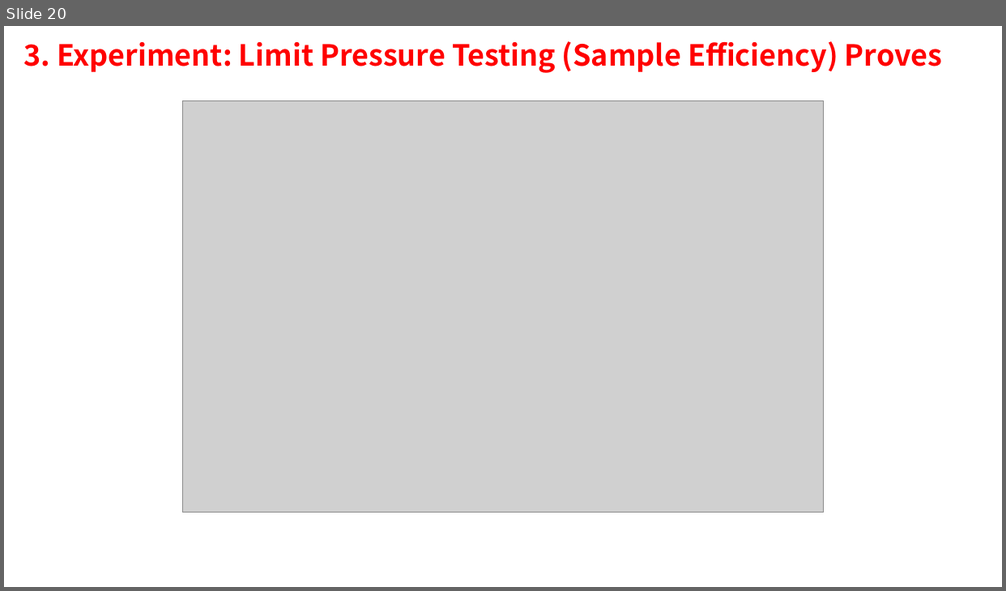
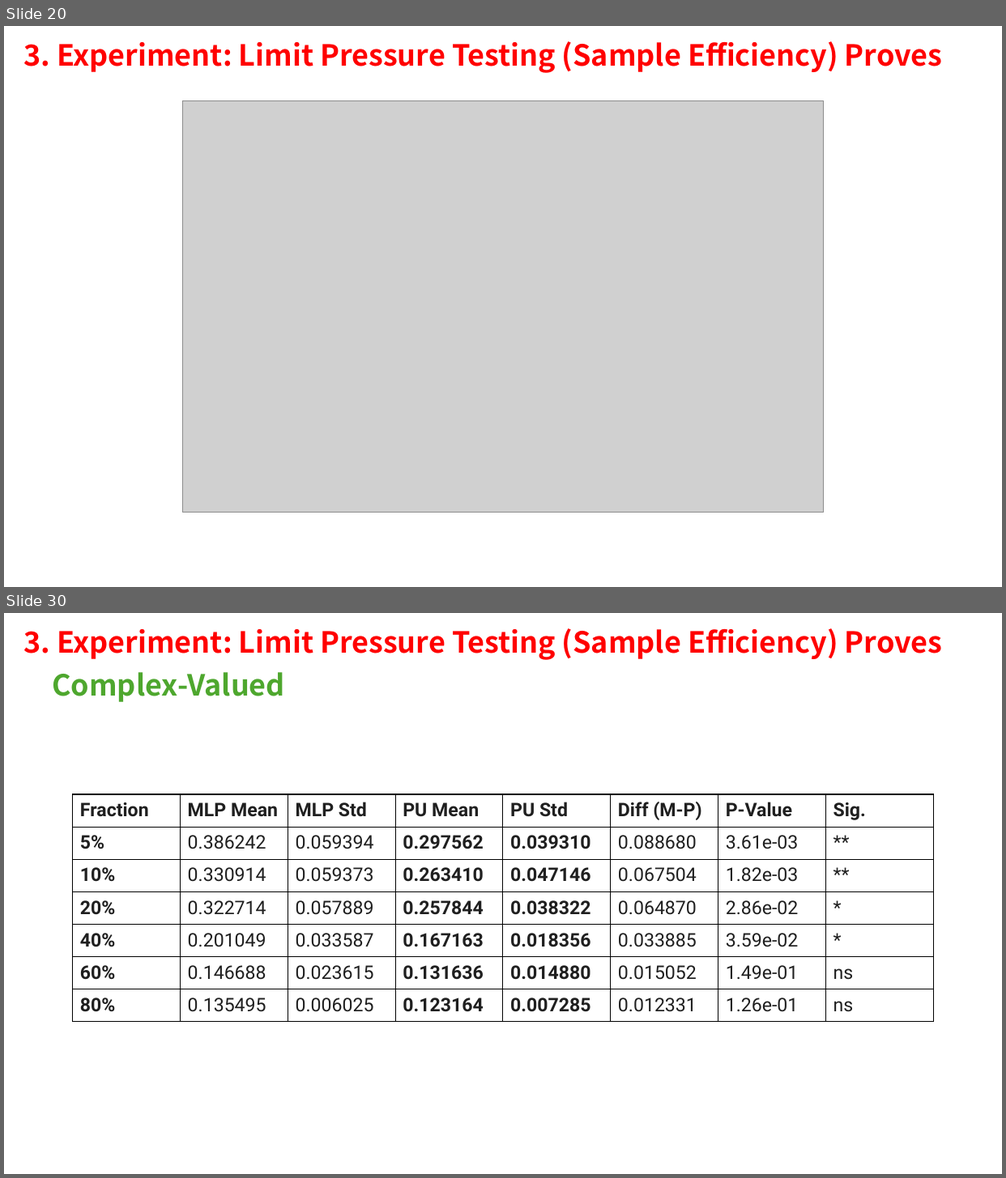
Before and after one commit to ziyuan-li/1d_pure, a slide deck: 1DPURe.pptx. Shown one above the other, each under a label of ours: slide 20 before the commit, slides 20 and 30 after it; the slides between them are not shown. The pictures are 1006x591 and 1006x1178 pixels, drawn with LibreOffice and Linux fonts; fonts in the diff are those of the drawing; grey boxes stand for pictures. Boxes give left, top, right and bottom in pixels: in the first picture for what was removed or moved away, otherwise in the second. Text is boxed around its words. In the diff, an @@ line names an element or a change of style, - is before the commit and + after.

```diff
--- a/1DPURe.pptx
+++ b/1DPURe.pptx
@@ slide 30 added at [4,613,1002,1174], background #FFFFFF @@
@@ text added at [23,628,942,660], 28 pt, text #FF0000, bold @@
+3. Experiment: Limit Pressure Testing (Sample Efficiency) Proves
@@ text added at [52,672,285,702], 28 pt, text #4EA72E, bold @@
+Complex-Valued
@@ table added at [73,794,936,1021], 7 rows, 8 columns @@
+Fraction | MLP Mean | MLP Std | PU Mean | PU Std | Diff (M-P) | P-Value | Sig.
+5% | 0.386242 | 0.059394 | 0.297562 | 0.039310 | 0.088680 | 3.61e-03 | **
+10% | 0.330914 | 0.059373 | 0.263410 | 0.047146 | 0.067504 | 1.82e-03 | **
+20% | 0.322714 | 0.057889 | 0.257844 | 0.038322 | 0.064870 | 2.86e-02 | *
+40% | 0.201049 | 0.033587 | 0.167163 | 0.018356 | 0.033885 | 3.59e-02 | *
+60% | 0.146688 | 0.023615 | 0.131636 | 0.014880 | 0.015052 | 1.49e-01 | ns
+80% | 0.135495 | 0.006025 | 0.123164 | 0.007285 | 0.012331 | 1.26e-01 | ns
```
Also in this commit, not shown: 9 slides changed, 10 other slides added, 1 other file.
